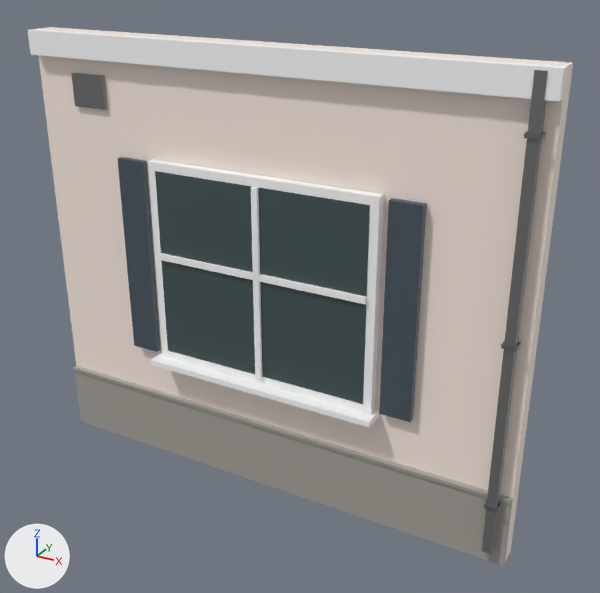
What one commit did to the FBX model unity/Assets/Models/Buildings/a2000/0/mid-w1_close.fbx.
Before and after are seen from a 50 mm camera at (2.99, -4.86, 4.18) aimed at (0.28, 0.05, 1.73). Arrows for +X, +Y and +Z are at lower left; the lights stay in place. The older version comes first. Where no turn or scale is listed for an object, it has been applied to the vertices.

In view in the first picture: 'a2000/0/mid-w1_close'.
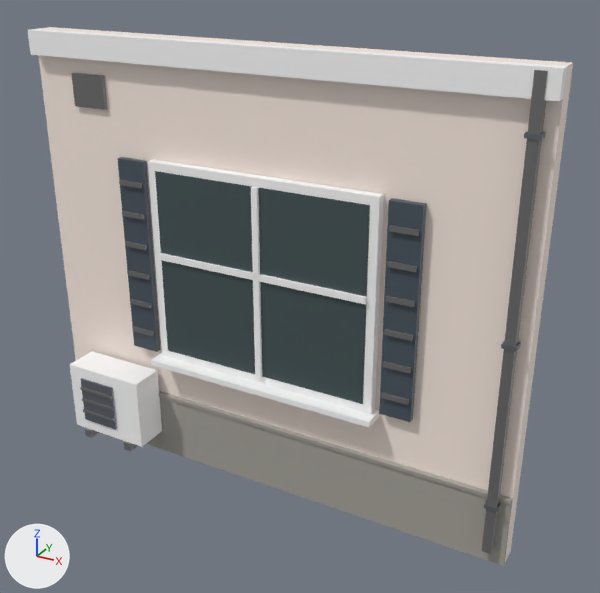
Changed parts and their boxes (x1, y1, x2, y2) in the pictures (600 x 593 px):
part 1 of me_a2000_0_mid_w1_close, added
    after: (132, 326, 154, 336)
part 2 of me_a2000_0_mid_w1_close, added
    after: (130, 299, 152, 308)
part 3 of me_a2000_0_mid_w1_close, added
    after: (127, 270, 149, 280)
part 4 of me_a2000_0_mid_w1_close, added
    after: (125, 241, 147, 250)
part 5 of me_a2000_0_mid_w1_close, added
    after: (122, 211, 145, 220)
part 6 of me_a2000_0_mid_w1_close, added
    after: (119, 180, 142, 188)
part 7 of me_a2000_0_mid_w1_close, added
    after: (381, 392, 409, 405)
part 8 of me_a2000_0_mid_w1_close, added
    after: (383, 361, 411, 373)
part 9 of me_a2000_0_mid_w1_close, added
    after: (384, 329, 413, 341)
part 10 of me_a2000_0_mid_w1_close, added
    after: (386, 295, 415, 307)
part 11 of me_a2000_0_mid_w1_close, added
    after: (387, 261, 417, 272)
part 12 of me_a2000_0_mid_w1_close, added
    after: (389, 225, 419, 236)
part 13 of me_a2000_0_mid_w1_close, added
    after: (70, 351, 162, 447)
part 14 of me_a2000_0_mid_w1_close, added
    after: (81, 378, 117, 430)
part 15 of me_a2000_0_mid_w1_close, added
    after: (83, 409, 115, 422)
part 16 of me_a2000_0_mid_w1_close, added
    after: (82, 398, 114, 411)
part 17 of me_a2000_0_mid_w1_close, added
    after: (80, 387, 112, 400)
part 18 of me_a2000_0_mid_w1_close, added
    after: (85, 428, 99, 438)
part 19 of me_a2000_0_mid_w1_close, added
    after: (124, 441, 138, 451)

The change in detail:
me_a2000_0_mid_w1_close is used by ob_a2000_0_mid_w1_close; location (0.0, 0.0, 0.0).
me_a2000_0_mid_w1_close had 118 vertices, 91 faces and spanned x -2.0..2.0, y -0.18..0.16, z 0.0..3.5.
me_a2000_0_mid_w1_close now has 270 vertices, 205 faces and spans x -2.0..2.0, y -0.34..0.16, z 0.0..3.5.
me_a2000_0_mid_w1_close part 1: a new loose piece, a box spanning x -1.22..-1.02, y -0.09..-0.065, z 1.15..1.185, in mat_bd_metal (grey #7f7f7f).
me_a2000_0_mid_w1_close part 2: a new loose piece, a box spanning x -1.22..-1.02, y -0.09..-0.065, z 1.4..1.435, in mat_bd_metal (grey #7f7f7f).
me_a2000_0_mid_w1_close part 3: a new loose piece, a box spanning x -1.22..-1.02, y -0.09..-0.065, z 1.65..1.685, in mat_bd_metal (grey #7f7f7f).
me_a2000_0_mid_w1_close part 4: a new loose piece, a box spanning x -1.22..-1.02, y -0.09..-0.065, z 1.9..1.935, in mat_bd_metal (grey #7f7f7f).
me_a2000_0_mid_w1_close part 5: a new loose piece, a box spanning x -1.22..-1.02, y -0.09..-0.065, z 2.15..2.185, in mat_bd_metal (grey #7f7f7f).
me_a2000_0_mid_w1_close part 6: a new loose piece, a box spanning x -1.22..-1.02, y -0.09..-0.065, z 2.4..2.435, in mat_bd_metal (grey #7f7f7f).
me_a2000_0_mid_w1_close part 7: a new loose piece, a box spanning x 1.02..1.22, y -0.09..-0.065, z 1.15..1.185, in mat_bd_metal (grey #7f7f7f).
me_a2000_0_mid_w1_close part 8: a new loose piece, a box spanning x 1.02..1.22, y -0.09..-0.065, z 1.4..1.435, in mat_bd_metal (grey #7f7f7f).
me_a2000_0_mid_w1_close part 9: a new loose piece, a box spanning x 1.02..1.22, y -0.09..-0.065, z 1.65..1.685, in mat_bd_metal (grey #7f7f7f).
me_a2000_0_mid_w1_close part 10: a new loose piece, a box spanning x 1.02..1.22, y -0.09..-0.065, z 1.9..1.935, in mat_bd_metal (grey #7f7f7f).
me_a2000_0_mid_w1_close part 11: a new loose piece, a box spanning x 1.02..1.22, y -0.09..-0.065, z 2.15..2.185, in mat_bd_metal (grey #7f7f7f).
me_a2000_0_mid_w1_close part 12: a new loose piece, a box spanning x 1.02..1.22, y -0.09..-0.065, z 2.4..2.435, in mat_bd_metal (grey #7f7f7f).
me_a2000_0_mid_w1_close part 13: a new loose piece, a box spanning x -1.76..-1.04, y -0.31..-0.03, z 0.2..0.8, in mat_bd_white_wall (white #ffffff).
me_a2000_0_mid_w1_close part 14: a new loose piece, a box spanning x -1.638..-1.299, y -0.325..-0.31, z 0.3..0.7, in mat_bd_dark_metal (grey #797e86).
me_a2000_0_mid_w1_close part 15: a new loose piece, a box spanning x -1.638..-1.299, y -0.34..-0.325, z 0.38..0.405, in mat_bd_metal (grey #7f7f7f).
me_a2000_0_mid_w1_close part 16: a new loose piece, a box spanning x -1.638..-1.299, y -0.34..-0.325, z 0.49..0.515, in mat_bd_metal (grey #7f7f7f).
me_a2000_0_mid_w1_close part 17: a new loose piece, a box spanning x -1.638..-1.299, y -0.34..-0.325, z 0.6..0.625, in mat_bd_metal (grey #7f7f7f).
me_a2000_0_mid_w1_close part 18: a new loose piece, a box spanning x -1.651..-1.581, y -0.33..0.05, z 0.13..0.2, in mat_bd_metal (grey #7f7f7f).
me_a2000_0_mid_w1_close part 19: a new loose piece, a box spanning x -1.219..-1.149, y -0.33..0.05, z 0.13..0.2, in mat_bd_metal (grey #7f7f7f).
